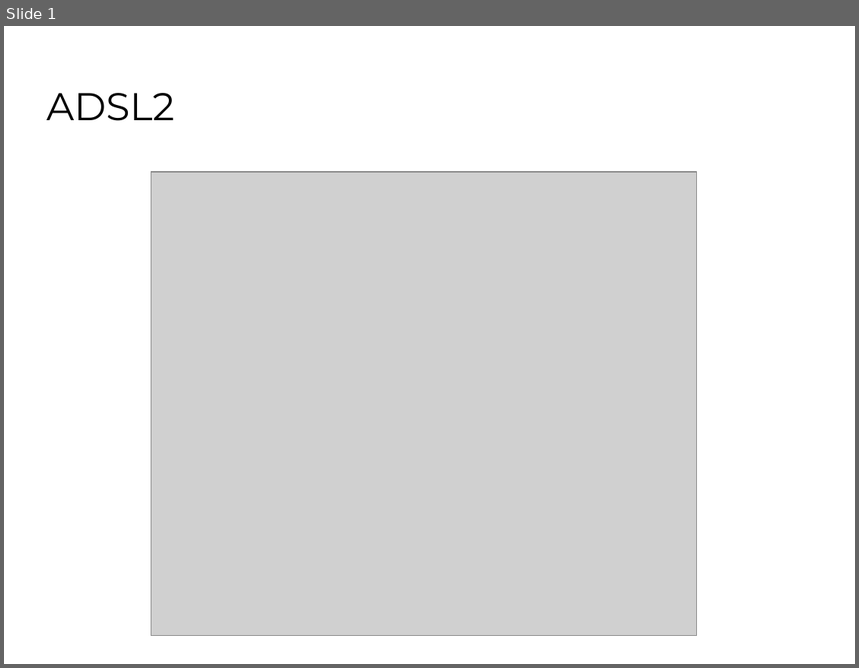
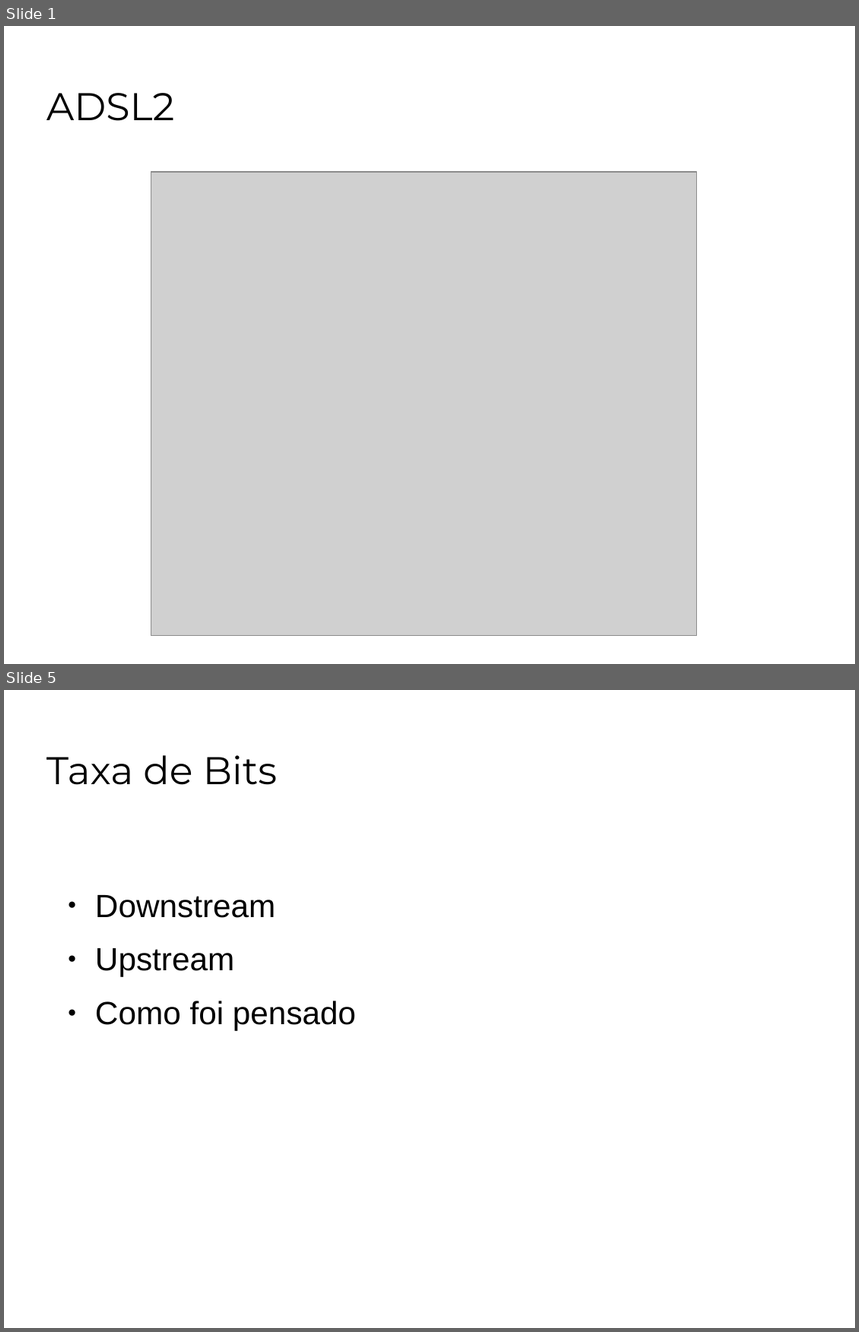
Before and after one commit to rzorzal/ADSL2, a slide deck: adsl2.odp. Shown one above the other, each under a label of ours: slide 1 before the commit, slides 1 and 5 after it; the slides between them are not shown. The pictures are 859x668 and 859x1332 pixels, drawn with LibreOffice and Linux fonts; fonts in the diff are those of the drawing; grey boxes stand for pictures; background and template pictures are left out. Boxes give left, top, right and bottom in pixels: in the first picture for what was removed or moved away, otherwise in the second. Text is boxed around its words. In the diff, an @@ line names an element or a change of style, - is before the commit and + after.

```diff
--- a/adsl2.odp
+++ b/adsl2.odp
@@ slide 5 added at <box>4,690,855,1328</box>, background picture (left out) @@
@@ title added at <box>47,755,277,785</box>, 36 pt, text #000000 @@
+Taxa de Bits
@@ text added at <box>95,895,356,1030</box>, 30 pt, text #000000 @@
+● Downstream
+● Upstream
+● Como foi pensado
```
Also in this commit, not shown: 4 slides changed, 4 other slides added, 1 slide removed, 3 other files.
